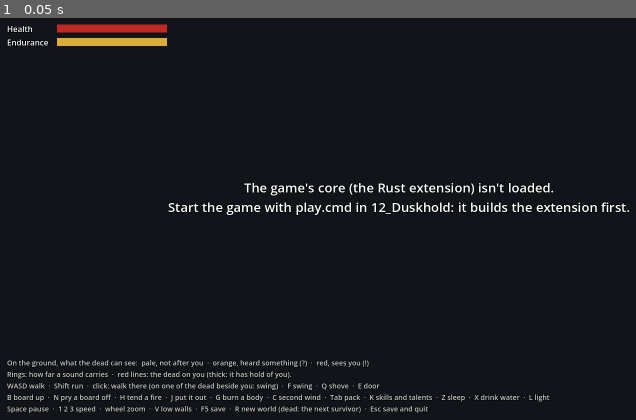
Above: before the commit, frame 1.
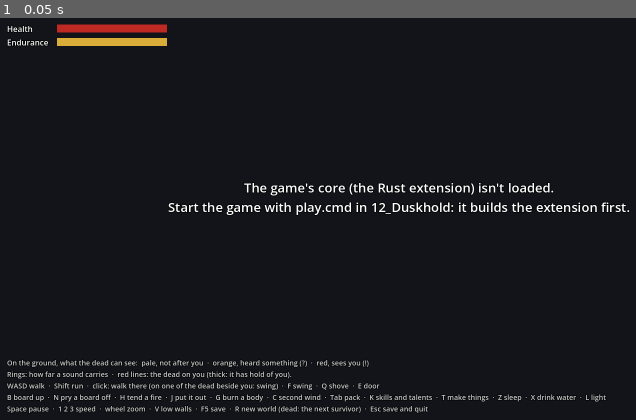
Above: after the commit, the same moment.

Repository: Mossenheimen/Duskhold
Game: Godot game, scene res://main.tscn
The game is run twice, just before and just after one commit, with the same random seed, the same clock (stepped at 60 frames per second) and the same inputs.
Inputs:
- Up to frame 1 (0.05 s): no input

The runs differ from the first frame. In frame 1, 0.2% of the frame differs, in the area x 69-96%, y 93-96%.

Commit message:
Duskhold: crafting I
Recipes from what you carry, with a tool to hand: a torch from a split
log and a rag, a sharpened stake from a plank (with a knife or an axe),
and a spiked club from a cudgel and nails (with a hammer). The cudgel in
your hand goes into the club. Carpentry makes its recipes quicker and
learns from them, and what you make brings no XP home. The crafting
panel (T) shows each recipe and what it still wants.

Furniture breaks down for planks with a hammer or an axe: a table or a
bed gives two, a chair one. It's loud, it teaches Carpentry, and the
tile clears; containers and hallowed ground are left be. Save format v16.

Co-Authored-By: Claude Opus 5.5 <noreply@anthropic.com>

Diff:
--- a/client/chunk_view.gd
+++ b/client/chunk_view.gd
@@ -82,6 +82,8 @@
 var _dusk: Node
 var _chunk := Vector2i.ZERO
 var _low_walls := false
+var _fixtures: Node3D  # the furniture and trees, rebuilt when a piece is broken up
+var _names := PackedStringArray()
 
 
 ## Builds the chunk (cx, cy) from the core. `names` are the fixtures' ids by number;
@@ -96,10 +98,22 @@
 	var tiles: PackedInt32Array = dusk.chunk_tiles(cx, cy)
 	_edges = dusk.chunk_edges(cx, cy)
 	_build_ground(tiles, origin, size)
+	_names = names
+	_fixtures = Node3D.new()
+	add_child(_fixtures)
 	_build_fixtures(tiles, origin, size, names)
 	_walls = Node3D.new()
 	add_child(_walls)
 	build_walls(low_walls)
+
+
+## A tile changed in the core (furniture broken up): its furniture is drawn again.
+func refresh_fixtures() -> void:
+	for child in _fixtures.get_children():
+		child.queue_free()
+	var size: int = _dusk.chunk_size()
+	var tiles: PackedInt32Array = _dusk.chunk_tiles(_chunk.x, _chunk.y)
+	_build_fixtures(tiles, Vector2i(_chunk.x * size, _chunk.y * size), size, _names)
 
 
 ## The chunk's edges changed in the core (a door opened, shut or gave way): fetch them again.
@@ -245,15 +259,15 @@
 		trunk.height = 1.4
 		trunk.radial_segments = 6
 		trunk.rings = 1
-		add_child(_instances(trunk, trunks, trunk_colours, _materials["plain"]))
+		_fixtures.add_child(_instances(trunk, trunks, trunk_colours, _materials["plain"]))
 		var leaves := SphereMesh.new()
 		leaves.radius = 0.85
 		leaves.height = 1.5
 		leaves.radial_segments = 7
 		leaves.rings = 4
-		_add_cut_away(self, leaves, crowns, crown_colours)
+		_add_cut_away(_fixtures, leaves, crowns, crown_colours)
 	if not boxes.is_empty():
-		_add_cut_away(self, BoxMesh.new(), boxes, box_colours)
+		_add_cut_away(_fixtures, BoxMesh.new(), boxes, box_colours)
 
 
 ## Instances drawn with the cut-away material, plus a shadow-only copy: a hole cut for the
--- /dev/null
+++ b/client/craft.gd
@@ -0,0 +1,130 @@
+extends CanvasLayer
+## Making things (T): each recipe with what it takes, and a "Make" button when you have it all;
+## else what's missing. And the furniture beside you, if it breaks down for planks. The core
+## decides what can be made and does the making; this only shows it and asks.
+
+const READY := Color(0.75, 0.9, 0.6)
+const SHORT := Color(1, 1, 1, 0.55)
+
+var _dusk: Node
+var _panel: PanelContainer
+var _list: VBoxContainer
+var _texts := PackedStringArray()  # two lines a recipe (DuskWorld.recipe_texts())
+var _items := PackedStringArray()  # item names, for what's missing
+var _shown := []  # the checks and the furniture beside you, as last drawn
+
+
+func _ready() -> void:
+	_panel = PanelContainer.new()
+	var style := StyleBoxFlat.new()
+	style.bg_color = Color(0.05, 0.06, 0.08, 0.72)
+	style.set_content_margin_all(10)
+	style.set_corner_radius_all(4)
+	_panel.add_theme_stylebox_override("panel", style)
+	_list = VBoxContainer.new()
+	_list.add_theme_constant_override("separation", 3)
+	_panel.add_child(_list)
+	add_child(_panel)
+	_panel.set_anchors_and_offsets_preset(Control.PRESET_CENTER_LEFT, Control.PRESET_MODE_MINSIZE, 16)
+	_panel.grow_vertical = Control.GROW_DIRECTION_BOTH
+	_panel.visible = false
+
+
+## A new world: the recipes and item names come from the core.
+func start(dusk: Node) -> void:
+	_dusk = dusk
+	_texts = dusk.recipe_texts()
+	_items = dusk.item_names()
+	_shown = []
+
+
+func toggle() -> void:
+	_panel.visible = not _panel.visible
+
+
+func is_open() -> bool:
+	return _panel.visible
+
+
+## Each frame: redraw if anything changed (only while it's open).
+func refresh(dead: bool) -> void:
+	if _dusk == null:
+		return
+	if dead:
+		_panel.visible = false
+		return
+	if not _panel.visible:
+		return
+	var now := [_dusk.craft_checks(), _dusk.break_check()]
+	if now == _shown:
+		return
+	_shown = now
+	_draw(now[0], now[1])
+
+
+func _draw(checks: PackedInt32Array, furniture: PackedInt32Array) -> void:
+	for child in _list.get_children():
+		child.queue_free()
+	_list.add_child(_label("Make  ·  from what you carry", 17))
+	for r in range(_texts.size() / 2):
+		var code := checks[r * 2] if r * 2 < checks.size() else -3
+		var row := HBoxContainer.new()
+		row.add_theme_constant_override("separation", 8)
+		_list.add_child(row)
+		var lines := VBoxContainer.new()
+		lines.add_theme_constant_override("separation", 0)
+		lines.custom_minimum_size = Vector2(300, 0)
+		row.add_child(lines)
+		var called := _label(_texts[r * 2], 15)
+		called.add_theme_color_override("font_color", READY if code == 0 else Color.WHITE)
+		lines.add_child(called)
+		var takes := _label(_texts[r * 2 + 1], 12)
+		takes.modulate = SHORT
+		lines.add_child(takes)
+		if code == 0:
+			row.add_child(_button("Make", func() -> void: _dusk.craft(r)))
+		else:
+			var why := _label(_why(code, checks[r * 2 + 1]), 12)
+			why.modulate = SHORT
+			row.add_child(why)
+	_list.add_child(_label(" ", 6))
+	if furniture.size() >= 4:
+		var row := HBoxContainer.new()
+		row.add_theme_constant_override("separation", 8)
+		_list.add_child(row)
+		var line := _label("Break it down: %d plank%s (loud)" % [furniture[2], "" if furniture[2] == 1 else "s"], 14)
+		line.custom_minimum_size = Vector2(300, 0)
+		row.add_child(line)
+		row.add_child(_button("Break", func() -> void: _dusk.break_down()))
+	elif furniture.size() >= 1 and furniture[0] == -2:
+		_list.add_child(_label("A hammer or an axe would break the furniture here down for planks.", 12))
+	else:
+		var hint := _label("Stand by a table, a chair, a bed or a pew to break it down for planks.", 12)
+		hint.modulate = SHORT
+		_list.add_child(hint)
+
+
+## Why a recipe can't be made: none of its tools, or short of an item.
+func _why(code: int, item: int) -> String:
+	match code:
+		-1:
+			return "no tool for it"
+		-2:
+			return "needs more %s" % (_items[item] if item < _items.size() else "of something")
+	return ""
+
+
+func _button(text: String, pressed: Callable) -> Button:
+	var button := Button.new()
+	button.text = text
+	button.add_theme_font_size_override("font_size", 13)
+	button.focus_mode = Control.FOCUS_NONE  # keys stay with the game
+	button.pressed.connect(pressed)
+	return button
+
+
+func _label(text: String, size: int) -> Label:
+	var label := Label.new()
+	label.text = text
+	label.add_theme_font_size_override("font_size", size)
+	return label
--- a/client/hud.gd
+++ b/client/hud.gd
@@ -6,7 +6,7 @@
 const LINE_LIFE := 6.0  # seconds a line of news stays
 const FLASH_LIFE := 0.6
 
-const CONTROLS := "WASD walk  ·  Shift run  ·  click: walk t …(186 unchanged characters)…   Tab pack  ·  K skills and talents  ·  Z sleep  ·  X drink water  ·  L light\nS …(134 unchanged characters)…
+const CONTROLS := "WASD walk  ·  Shift run  ·  click: walk t …(186 unchanged characters)…   Tab pack  ·  K skills and talents  ·  T make things  ·  Z sleep  ·  X drink water  ·  L light\nS …(134 unchanged characters)…
 const LEGEND := "On the ground, what the dead can see:  pale, not after you  ·  orange, heard something (?)  ·  red, sees you (!)\nRings: how far a sound carries  ·  red lines: the dead on you (thick: it has hold of you)."
 
 ## The moodles, by DuskWorld.character_moodles() code: a name for each level, what it does to
@@ -154,7 +154,7 @@
 		dead = "  ·  the dead %d%%" % roundi(pressure[0] / 10.0)
 	var weather: String = ["", "  ·  rain", "  ·  heavy rain"][clampi(rain, 0, 2)]
 	var inside := "" if place.is_empty() else "  ·  in %s" % place
-	_state.text = "DUSKHOLD  ·  new: the graveyard and its skeletons\n%s%s%s  ·  Seed %d  ·  %d×%s%s" % [
+	_state.text = "DUSKHOLD  ·  new: making things, and breaking furniture down\n%s%s%s  ·  Seed %d  ·  %d×%s%s" % [
 		time_of_day(clock), inside, weather, world_seed, speed, dead, _countdown(tolling)]
 	_paused.visible = paused
 
--- a/client/main.gd
+++ b/client/main.gd
@@ -28,6 +28,7 @@
 const Bag = preload("res://bag.gd")
 const Litter = preload("res://litter.gd")
 const Skills = preload("res://skills.gd")
+const Craft = preload("res://craft.gd")
 const ChunkView = preload("res://chunk_view.gd")
 
 ## Zomboid's angle: 30° down, so tiles are 2:1 diamonds, and north up and to the right.
@@ -119,6 +120,8 @@
 const DREAD := 77
 const BALKED := 78
 const RESISTED := 79
+const CRAFTED := 80
+const BROKE_DOWN := 81
 ## Rain streaks falling round the camera, by DuskWorld.rain() (dry, rain, heavy).
 const RAIN_DROPS := [0, 700, 1800]
 ## What your own timed actions are called, by DuskWorld.actor_actions() kind (5 on).
@@ -129,7 +132,7 @@
 	22: "Setting it alight", 23: "Buying", 24: "Selling", 25: "Having it mended",
 	26: "Claiming the bounty", 27: "Having it read", 28: "Having the curse lifted",
 	29: "Catching your breath", 30: "Laying the fire", 31: "Lighting the fire",
-	32: "Putting the fire out"}
+	32: "Putting the fire out", 33: "Making it", 34: "Breaking it down"}
 ## A body that rose as a revenant (DuskWorld.actor_remains()): nothing's left to draw.
 const RISEN_BODY := 3
 ## A light, by DuskWorld.item_kinds().
@@ -174,6 +177,8 @@
 var fixture_names := PackedStringArray()  # by fixture number (DuskWorld.fixture_names())
 var fire_seen_at := -100.0  # when the news last told of the dead seeing a fire, in seconds played
 var dread_was := 0  # your dread's level, as the core last said
+var craft: Node  # the crafting panel (T)
+var recipe_texts := PackedStringArray()  # two lines a recipe (DuskWorld.recipe_texts())
 var dread_told := {}  # when the news last told each level of dread, in seconds played
 var balked_at := -100.0  # when the news last said you balked, in seconds played
 var resisted_at := -100.0  # when the news last told of a blow on bone, in seconds played
@@ -248,6 +253,8 @@
 	add_child(litter)
 	skills = Skills.new()
 	add_child(skills)
+	craft = Craft.new()
+	add_child(craft)
 	_start(true)
 
 
@@ -295,6 +302,8 @@
 	bag.start(dusk)
 	skill_names = dusk.skill_names()
 	skills.start(dusk)
+	craft.start(dusk)
+	recipe_texts = dusk.recipe_texts()
 	part_names = dusk.part_names()
 	last_hurt = ""
 	last_hurt_at = -100
@@ -372,6 +381,7 @@
 	var doing := _my_action()
 	bag.refresh(doing.x != 0, dead)
 	skills.refresh(dead)
+	craft.refresh(dead)
 	litter.show_floors(dusk.floor_items())
 	hud.show_action(DOING.get(doing.x, ""), doing.y / 1000.0)
 	played += delta
@@ -455,6 +465,8 @@
 		bag.toggle()
 	elif event.is_action_pressed("skills"):
 		skills.toggle()
+	elif event.is_action_pressed("craft") and not dead:
+		craft.toggle()
 	elif event.is_action_pressed("low_walls"):
 		low_walls = not low_walls
 		map_view.set_low_walls(low_walls)
@@ -970,6 +982,13 @@
 			RISEN:
 				# Your old body: you'd want to know, seen or not.
 				hud.say("Midnight. %s's body rises as a revenant, in the gear it fell in." % dusk.actor_name(who))
+			CRAFTED:
+				if who == me and extra * 2 < recipe_texts.size():
+					hud.say("You made a %s." % recipe_texts[extra * 2])
+			BROKE_DOWN:
+				map_view.refresh_tile(Vector2i(events[i + 3], events[i + 4]))
+				if who == me:
+					hud.say("You break it down: %d plank%s." % [extra, "" if extra == 1 else "s"])
 			BOARD_BROKE:
 				map_view.refresh_edge(Vector2i(events[i + 3], events[i + 4]))
 				hud.say("The last board gave way!" if extra == 0 else "A board gave way! %d left." % extra)
@@ -1124,6 +1143,7 @@
 	hud.hide_death()
 	bag.start(dusk)
 	skills.start(dusk)
+	craft.start(dusk)
 	hud.say("%s comes to the abbey. Somewhere out there, the last one's body lies in its gear." % dusk.actor_name(me))
 	_save("")
 
@@ -1353,6 +1373,7 @@
 		"unboard": [KEY_N],
 		"tend_fire": [KEY_H],
 		"smother_fire": [KEY_J],
+		"craft": [KEY_T],
 		"restart": [KEY_R],
 		"save": [KEY_F5],
 		"quit": [KEY_ESCAPE],
@@ -1435,6 +1456,10 @@
 				_light_or_douse()
 			"skills":
 				skills.toggle()
+			"craft":
+				craft.toggle()
+			"breakdown":
+				dusk.break_down()
 			"save":
 				_save("Saved.")
 			"board":
--- a/client/map_view.gd
+++ b/client/map_view.gd
@@ -103,6 +103,13 @@
 		_chunks[at].refresh_walls()
 
 
+## A tile changed in the core (furniture broken up): its chunk draws its furniture again.
+func refresh_tile(tile: Vector2i) -> void:
+	var at := Vector2i(floori(tile.x / float(_chunk_size)), floori(tile.y / float(_chunk_size)))
+	if _chunks.has(at):
+		_chunks[at].refresh_fixtures()
+
+
 ## Where the character is: walls, furniture and trees between it and the camera are cut away
 ## round it.
 func set_focus(at: Vector3) -> void:
Not shown, changed: ARCHITECTURE.md
Not shown, changed: CLAUDE.md
Not shown, changed: CONCEPT.md
Not shown, changed: crates/dusk-cli/src/main.rs
Not shown, changed: crates/dusk-core/src/actor.rs
Not shown, changed: crates/dusk-core/src/combat.rs
Not shown, added: crates/dusk-core/src/craft.rs
Not shown, changed: crates/dusk-core/src/items.rs
Not shown, changed: crates/dusk-core/src/lib.rs
Not shown, changed: crates/dusk-core/src/save.rs
Not shown, changed: crates/dusk-core/src/world.rs
Not shown, added: crates/dusk-core/tests/craft.rs
(and 5 more such lines)
